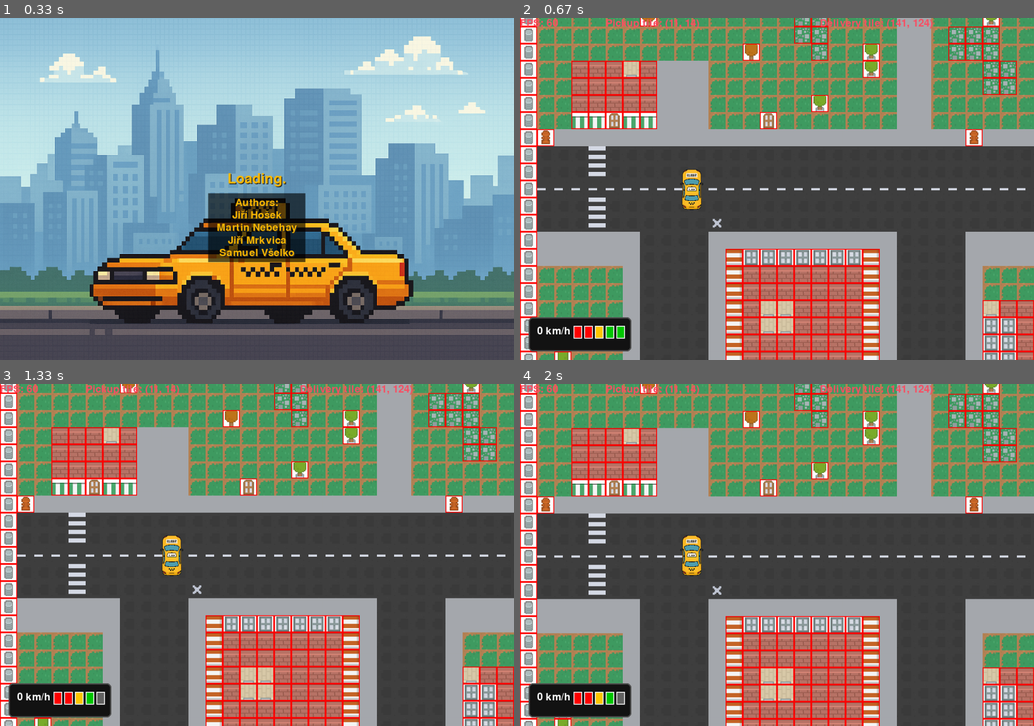
Above: before the commit, frames 1-4 (two rows, left to right).
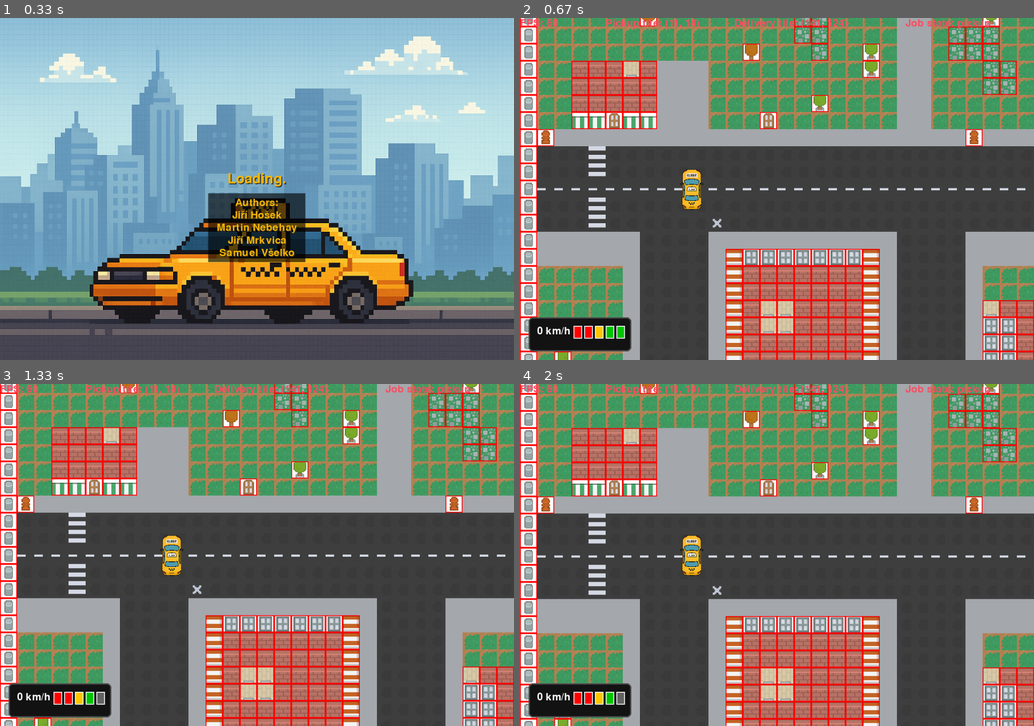
Above: after the commit, the same moments.

Repository: jirihos/UUN-Pygame-workshop
Game: pygame game, started from src/main.py
Same seed, same stepped clock (60 frames per second), same inputs: the game is played once before the commit and once after it.
Inputs (mouse positions are in pixels of both pictures, inside the frame that each line leads up to):
- Up to frame 1 (0.33 s): no input
- Up to frame 2 (0.67 s): click (777, 189) at 0.38 s
- Up to frame 3 (1.33 s): tap Space at 0.67, 1 s
- Up to frame 4 (2 s): tap Space at 1.33, 1.67 s

Frame 1 is identical in both runs. In frame 2, 0.6% of the frame differs, in the area x 41-92%, y 0-4%; in frame 3, 0.6%; in frame 4, 0.6%.

Commit message:
Add job state

Diff:
--- a/src/scenes/game.py
+++ b/src/scenes/game.py
@@ -70,10 +70,12 @@
     def new_job(self):
         if len(self.pickup_tile_locations) < 2:
             self.current_job = None
+            self.job_state = None
             return
 
         locs = random.sample(self.pickup_tile_locations, 2)
         self.current_job = Job(locs[0], locs[1])
+        self.job_state = "pickup"
 
     def is_walkable(self, x, y):
         tile_x = int(x) // self.tile_size
@@ -121,7 +123,8 @@
         screen.blit(self.font.render(f"FPS: {self.main.clock.get_fps():.0f}", True, (250, 80, 100)), (0, 0))
         if self.current_job is not None:
             screen.blit(self.font.render(f"Pickup tile: {self.current_job.pickup_tile_loc}", True, (250, 80, 100)), (200, 0))
-            screen.blit(self.font.render(f"Delivery tile: {self.current_job.delivery_tile_loc}", True, (250, 80, 100)), (700, 0))
+            screen.blit(self.font.render(f"Delivery tile: {self.current_job.delivery_tile_loc}", True, (250, 80, 100)), (500, 0))
+            screen.blit(self.font.render(f"Job state: {self.job_state}", True, (250, 80, 100)), (900, 0))
 
         pygame.display.flip()
 
